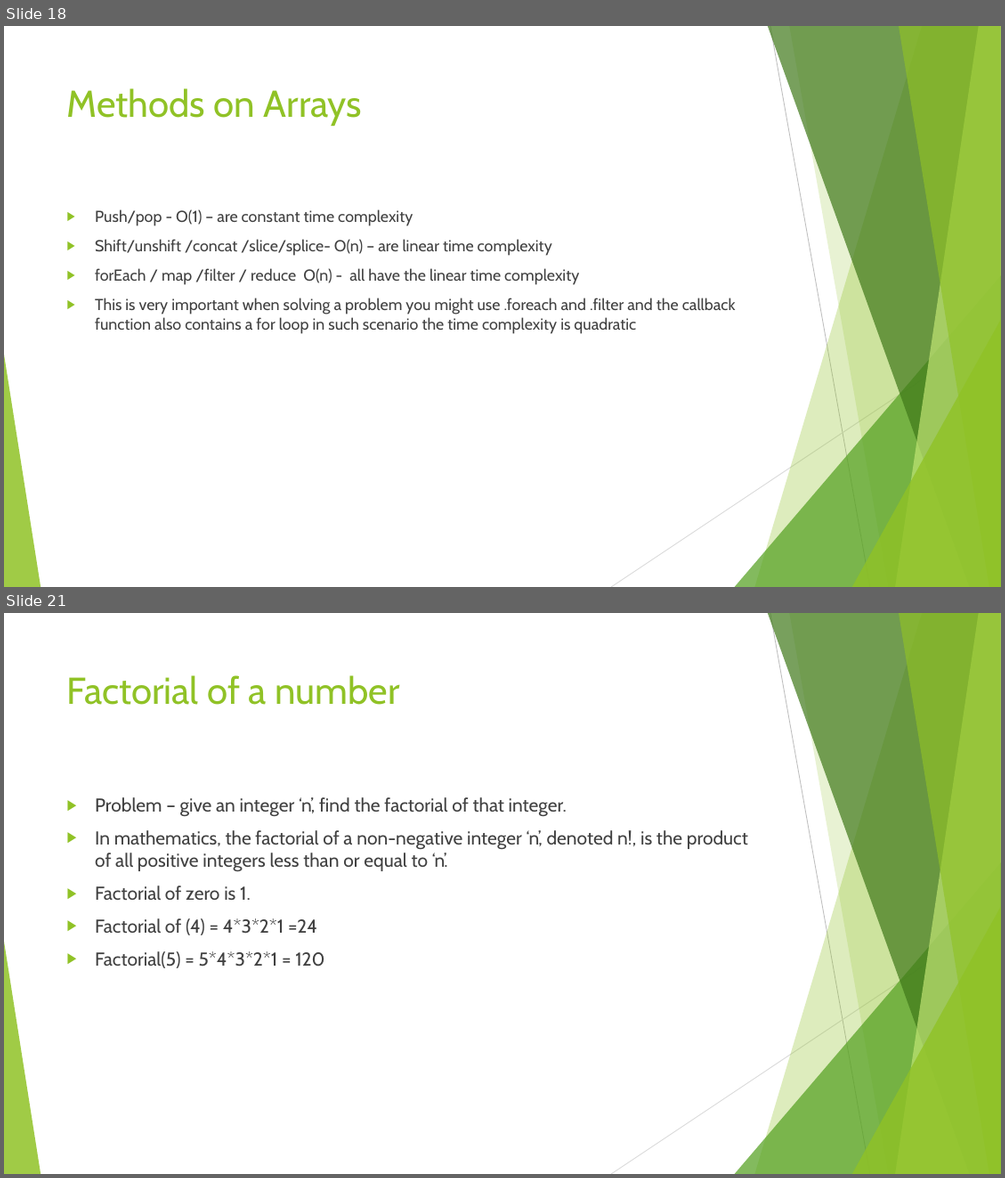
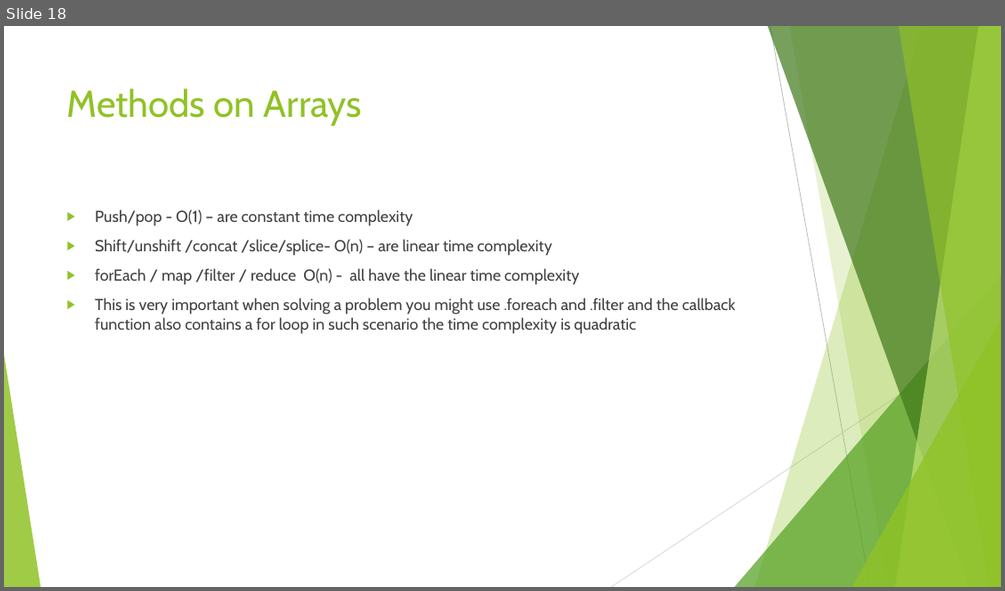
Before and after one commit to divyaparyani67/DSA, a slide deck: Algorithm/DSA- Learning.pptx. Shown one above the other, each under a label of ours: slides 18 and 21 before the commit, slide 18 after it; the slides between them are not shown. The pictures are 1005x1178 and 1005x591 pixels, drawn with LibreOffice and Linux fonts; fonts in the diff are those of the drawing. Boxes give left, top, right and bottom in pixels: in the first picture for what was removed or moved away, otherwise in the second. Text is boxed around its words. In the diff, an @@ line names an element or a change of style, - is before the commit and + after.

```diff
--- a/Algorithm/DSA- Learning.pptx
+++ b/Algorithm/DSA- Learning.pptx
@@ slide 21 removed at box(4, 613, 1001, 1174), background #FFFFFF; not listed: 10 template elements that a slide beside it also shows @@
@@ title removed at box(67, 675, 400, 705) @@
-Factorial of a number
@@ text removed at box(95, 797, 748, 968) @@
-▶ Problem – give an integer ‘n’, find the factorial of that integer.
-▶ In mathematics, the factorial of a non-negative integer ‘n’, denoted n!, is the product of all positive integers less than or equal to ‘n’.
-▶ Factorial of zero is 1.
-▶ Factorial of (4) = 4*3*2*1 =24
-▶ Factorial(5) = 5*4*3*2*1 = 120
```
Also in this commit, not shown: 1 slide added, 14 other slides removed, 17 other files.
